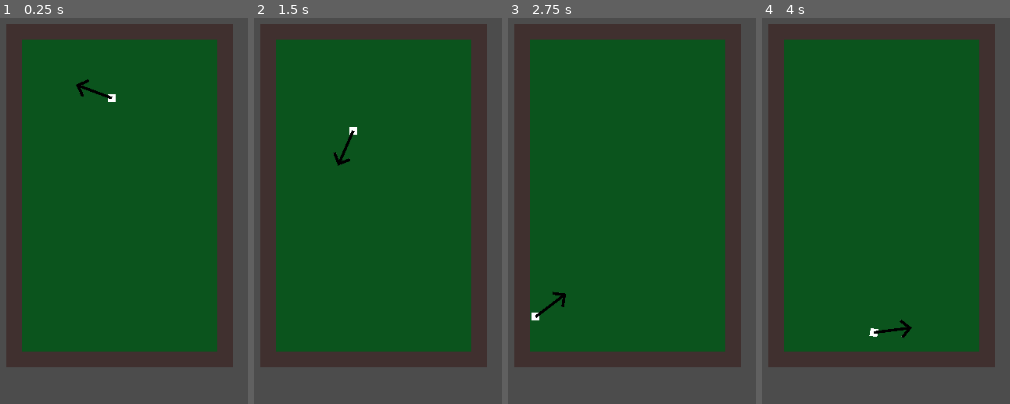
Above: before the commit, frames 1-4 (left to right).
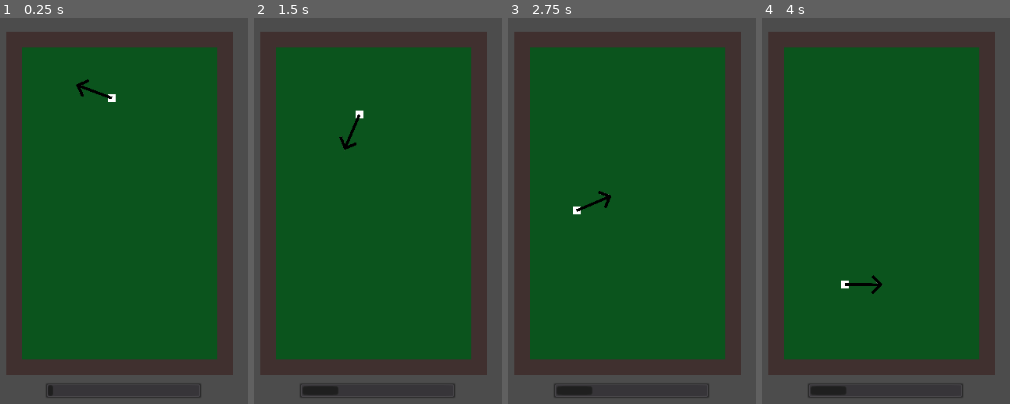
Above: after the commit, the same moments.

Repository: kenset/Par-One
Game: Godot game, scene res://PlayScene.tscn
Two runs of this game, one before a commit and one after it. Both use one fixed random seed, a clock stepped at 60 frames per second and the inputs below.
Inputs (mouse positions are in pixels of both pictures, inside the frame that each line leads up to):
- Up to frame 1 (0.25 s): no input
- Up to frame 2 (1.5 s): tap Enter at 0.5 s; move the mouse to (outside the picture) at 0.52 s; tap Space at 1.25 s; move the mouse to (306, 241) at 1.27 s; hold A from 1.28 s (still down)
- Up to frame 3 (2.75 s): move the mouse to (outside the picture) at 2.02 s; release A at 2.03 s
- Up to frame 4 (4 s): move the mouse to (933, 311) at 2.77 s; move the mouse to (outside the picture) at 3.52 s; hold A from 3.53 s (still down)

The runs differ from the first frame. In frame 1, 6.9% of the frame differs, in the area x 2-94%, y 1-99%; in frame 2, 7.6%; in frame 3, 7.7%; in frame 4, 7.7%.

Commit message:
Adds power meter which affects how hard the golf ball has been hit

Diff:
--- a/GolfBall.gd
+++ b/GolfBall.gd
@@ -1,17 +1,12 @@
 extends RigidBody2D
 
-# Declare member variables here. Examples:
-# var a = 2
-# var b = "text"
+export var POWER_MULTIPLIER = 5
 
-export var SPEED = 100
+signal golf_ball_hit
 
-# Called when the node enters the scene tree for the first time.
 func _ready():
 	self.set_process_input(true)
-	pass # Replace with function body.
 
-# Called every frame. 'delta' is the elapsed time since the previous frame.
 func _process(delta):
 	$Arrow.look_at(get_global_mouse_position())
 
@@ -21,4 +16,7 @@
 			_hit_golf_ball()
 
 func _hit_golf_ball():
-	self.apply_central_impulse((get_global_mouse_position() - self.position).normalized() * SPEED)
+	emit_signal("golf_ball_hit")
+
+func _on_power_level_selected(power_level):
+	self.apply_central_impulse((get_global_mouse_position() - self.position).normalized() * (power_level * POWER_MULTIPLIER))
--- a/PlayScene.gd
+++ b/PlayScene.gd
@@ -1,12 +1,9 @@
 extends Node2D
-
-# Declare member variables here. Examples:
-# var a = 2
-# var b = "text"
 
 # Called when the node enters the scene tree for the first time.
 func _ready():
-	pass # Replace with function body.
+	$GolfBall.connect("golf_ball_hit", $PowerMeter, "_on_golf_ball_hit")
+	$PowerMeter.connect("power_level_selected", $GolfBall, "_on_power_level_selected")
 
 # Called every frame. 'delta' is the elapsed time since the previous frame.
 #func _process(delta):
--- a/PlayScene.tscn
+++ b/PlayScene.tscn
@@ -1,15 +1,18 @@
-[gd_scene load_steps=4 format=2]
+[gd_scene load_steps=5 format=2]
 
 [ext_resource path="res://PlayScene.gd" type="Script" id=1]
 [ext_resource path="res://Course.tscn" type="PackedScene" id=2]
 [ext_resource path="res://GolfBall.tscn" type="PackedScene" id=3]
+[ext_resource path="res://PowerMeter.tscn" type="PackedScene" id=4]
 
 [node name="PlayScene" type="Node2D"]
 script = ExtResource( 1 )
 
 [node name="Course" parent="." instance=ExtResource( 2 )]
-position = Vector2( 250, 50 )
+position = Vector2( 250, 60 )
 
 [node name="GolfBall" parent="." instance=ExtResource( 3 )]
 position = Vector2( 380, 140 )
-SPEED = 250
+
+[node name="PowerMeter" parent="." instance=ExtResource( 4 )]
+position = Vector2( 300, 510 )
--- /dev/null
+++ b/PowerMeter.gd
@@ -0,0 +1,19 @@
+extends Node2D
+
+var pause_progress = false
+var power_level
+
+signal power_level_selected
+
+func _ready():
+	self.set_process(true)
+
+func _process(delta):
+	if (!pause_progress):
+		$ProgressBar.value += 20 * delta
+		power_level = $ProgressBar.value
+
+
+func _on_golf_ball_hit():
+	pause_progress = true
+	emit_signal("power_level_selected", power_level)
--- /dev/null
+++ b/PowerMeter.tscn
@@ -0,0 +1,11 @@
+[gd_scene load_steps=2 format=2]
+
+[ext_resource path="res://PowerMeter.gd" type="Script" id=1]
+
+[node name="PowerMeter" type="Node2D"]
+script = ExtResource( 1 )
+
+[node name="ProgressBar" type="ProgressBar" parent="."]
+margin_right = 200.0
+margin_bottom = 20.0
+percent_visible = false
Not shown: 2 places in GolfBall.tscn that only renumber resources
